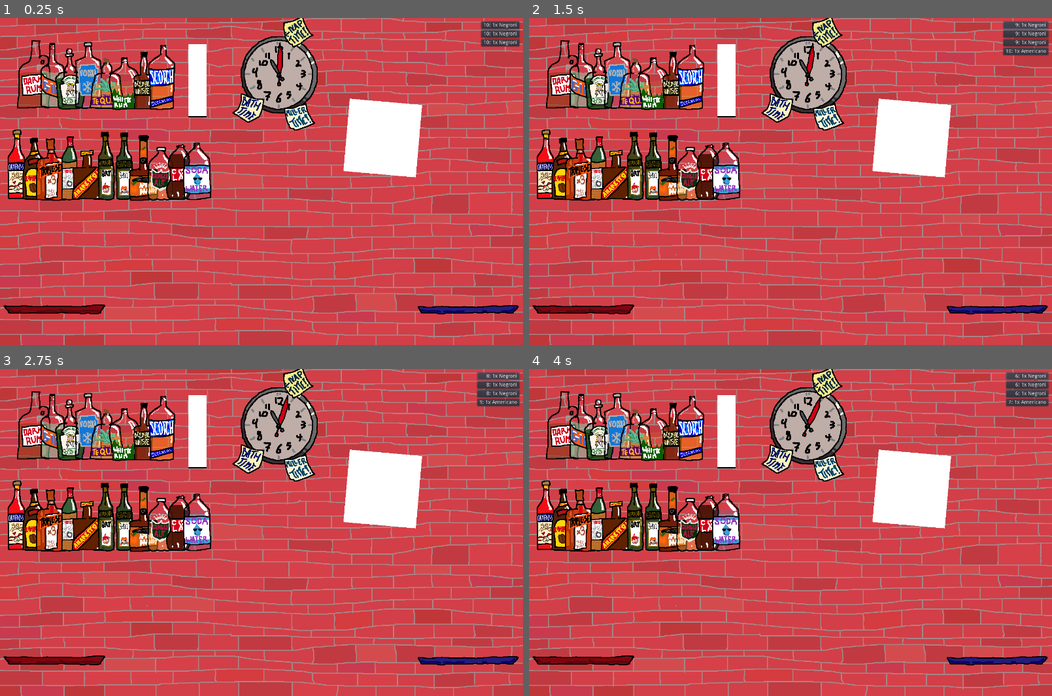
Above: before the commit, frames 1-4 (two rows, left to right).
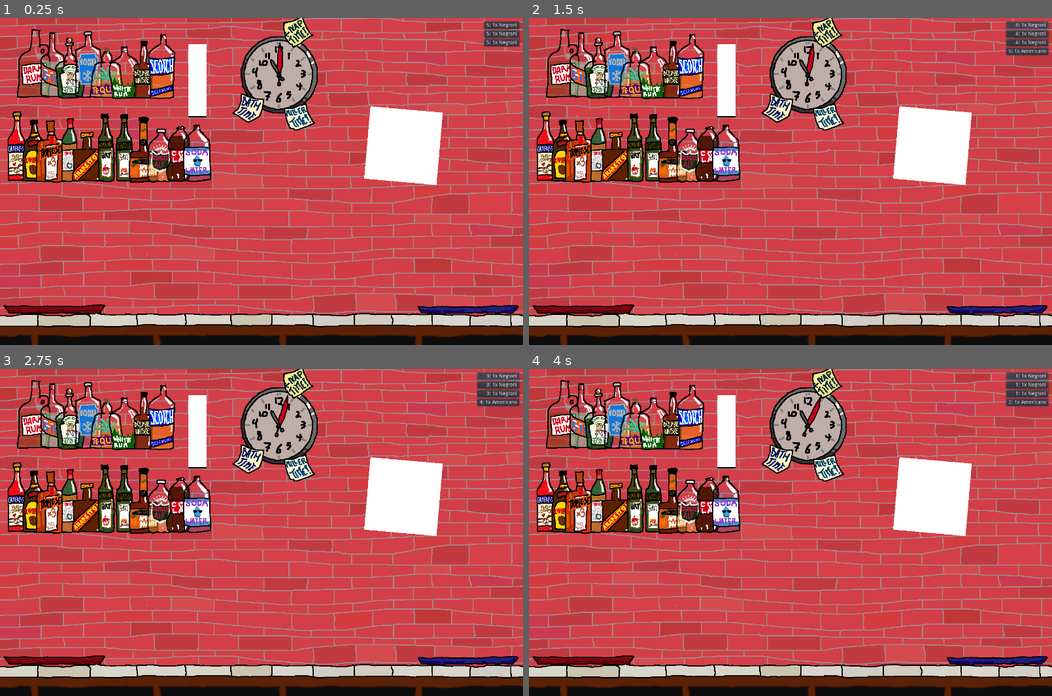
Above: after the commit, the same moments.

Repository: xavierholt/anyone-can-bartend
Game: Godot game, scene res://Bar.tscn
The game is run twice, just before and just after one commit, with the same random seed, the same clock (stepped at 60 frames per second) and the same inputs. The project has no main scene, so this scene is started directly. The engine's default icon, where the game draws it, is replaced by a stand-in: a white triangle on a blue panel in a dark square.
Inputs:
- Up to frame 1 (0.25 s): no input
- Up to frame 2 (1.5 s): click "10: 1x Negroni" (after the commit: "5: 1x Negroni") at 0.5 s; click "9: 1x Negroni" (after the commit: "4: 1x Negroni") at 1.25 s
- Up to frame 3 (2.75 s): click "8: 1x Negroni" (after the commit: "3: 1x Negroni") at 2 s
- Up to frame 4 (4 s): click "8: 1x Negroni" (after the commit: "3: 1x Negroni") at 2.75 s; click "7: 1x Negroni" (after the commit: "2: 1x Negroni") at 3.5 s

The runs differ from the first frame. In frame 1, 24% of the frame differs, in the area x 0-100%, y 1-100%; in frame 2, 24%; in frame 3, 24%; in frame 4, 24%.

Commit message:
Stars; countertop; script fix.

Diff:
--- a/Bar.tscn
+++ b/Bar.tscn
@@ -33,9 +33,10 @@
 [ext_resource path="res://Bottles/Soda Water.png" type="Texture" id=31]
 [ext_resource path="res://Shelves/Red Tray.png" type="Texture" id=32]
 [ext_resource path="res://Shelves/Blue Tray.png" type="Texture" id=33]
-[ext_resource path="res://Store.tscn" type="PackedScene" id=34]
-[ext_resource path="res://Cursor.gd" type="Script" id=35]
-[ext_resource path="res://Order.tscn" type="PackedScene" id=36]
+[ext_resource path="res://Shelves/Counter.png" type="Texture" id=34]
+[ext_resource path="res://Store.tscn" type="PackedScene" id=35]
+[ext_resource path="res://Cursor.gd" type="Script" id=36]
+[ext_resource path="res://Order.tscn" type="PackedScene" id=37]
 
 [node name="Bar" type="Node" index="0"]
 
@@ -72,7 +73,7 @@
 
 [node name="GoldStars" type="Node2D" parent="Posters" index="0"]
 
-position = Vector2( 963, 222 )
+position = Vector2( 1020, 243 )
 rotation = 0.0872665
 script = ExtResource( 3 )
 _sections_unfolded = [ "Transform" ]
@@ -119,7 +120,7 @@
 [node name="Bases" type="Node2D" parent="." index="4"]
 
 editor/display_folded = true
-position = Vector2( 45, 250 )
+position = Vector2( 45, 220 )
 _sections_unfolded = [ "Transform", "Z Index" ]
 
 [node name="Slot1" parent="Bases" index="0" instance=ExtResource( 11 )]
@@ -139,10 +140,11 @@
 offset = Vector2( -50, -195 )
 script = ExtResource( 13 )
 _sections_unfolded = [ "Offset" ]
+color = Color( 0.5, 0.5, 0.5, 1 )
+fluid = "fluid"
 
 [node name="Slot3" parent="Bases" index="2" instance=ExtResource( 11 )]
 
-editor/display_folded = true
 position = Vector2( 100, 0 )
 _sections_unfolded = [ "Transform" ]
 
@@ -153,6 +155,8 @@
 offset = Vector2( -50, -193 )
 script = ExtResource( 13 )
 _sections_unfolded = [ "Offset" ]
+color = Color( 0.620968, 1, 0.973349, 0.25 )
+fluid = "gin"
 
 [node name="Slot4" parent="Bases" index="3" instance=ExtResource( 11 )]
 
@@ -167,6 +171,8 @@
 offset = Vector2( -50, -195 )
 script = ExtResource( 13 )
 _sections_unfolded = [ "Offset" ]
+color = Color( 0.5, 0.5, 0.5, 1 )
+fluid = "fluid"
 
 [node name="Slot5" parent="Bases" index="4" instance=ExtResource( 11 )]
 
@@ -181,6 +187,8 @@
 offset = Vector2( -50, -190 )
 script = ExtResource( 13 )
 _sections_unfolded = [ "Offset" ]
+color = Color( 0.5, 0.5, 0.5, 1 )
+fluid = "fluid"
 
 [node name="Slot6" parent="Bases" index="5" instance=ExtResource( 11 )]
 
@@ -195,6 +203,8 @@
 offset = Vector2( -50, -195 )
 script = ExtResource( 13 )
 _sections_unfolded = [ "Offset" ]
+color = Color( 0.5, 0.5, 0.5, 1 )
+fluid = "fluid"
 
 [node name="Slot7" parent="Bases" index="6" instance=ExtResource( 11 )]
 
@@ -209,6 +219,8 @@
 offset = Vector2( -50, -195 )
 script = ExtResource( 13 )
 _sections_unfolded = [ "Offset" ]
+color = Color( 0.5, 0.5, 0.5, 1 )
+fluid = "fluid"
 
 [node name="Slot8" parent="Bases" index="7" instance=ExtResource( 11 )]
 
@@ -223,6 +235,8 @@
 offset = Vector2( -50, -195 )
 script = ExtResource( 13 )
 _sections_unfolded = [ "Offset" ]
+color = Color( 0.5, 0.5, 0.5, 1 )
+fluid = "fluid"
 
 [node name="Slot9" parent="Bases" index="8" instance=ExtResource( 11 )]
 
@@ -237,6 +251,8 @@
 offset = Vector2( -50, -195 )
 script = ExtResource( 13 )
 _sections_unfolded = [ "Offset" ]
+color = Color( 0.5, 0.5, 0.5, 1 )
+fluid = "fluid"
 
 [node name="Slot10" parent="Bases" index="9" instance=ExtResource( 11 )]
 
@@ -246,7 +262,7 @@
 [node name="Mixers" type="Node2D" parent="." index="5"]
 
 editor/display_folded = true
-position = Vector2( 45, 500 )
+position = Vector2( 45, 450 )
 _sections_unfolded = [ "Transform" ]
 
 [node name="Slot1" parent="Mixers" index="0" instance=ExtResource( 11 )]
@@ -261,6 +277,8 @@
 offset = Vector2( -50, -195 )
 script = ExtResource( 13 )
 _sections_unfolded = [ "Offset" ]
+color = Color( 1, 0, 0, 0.85 )
+fluid = "campari"
 
 [node name="Slot2" parent="Mixers" index="1" instance=ExtResource( 11 )]
 
@@ -275,6 +293,8 @@
 offset = Vector2( -50, -195 )
 script = ExtResource( 13 )
 _sections_unfolded = [ "Offset" ]
+color = Color( 0.5, 0.5, 0.5, 1 )
+fluid = "fluid"
 
 [node name="Slot3" parent="Mixers" index="2" instance=ExtResource( 11 )]
 
@@ -289,6 +309,8 @@
 offset = Vector2( -50, -195 )
 script = ExtResource( 13 )
 _sections_unfolded = [ "Offset" ]
+color = Color( 0.5, 0.5, 0.5, 1 )
+fluid = "fluid"
 
 [node name="Slot4" parent="Mixers" index="3" instance=ExtResource( 11 )]
 
@@ -303,6 +325,8 @@
 offset = Vector2( -50, -195 )
 script = ExtResource( 13 )
 _sections_unfolded = [ "Offset" ]
+color = Color( 0.5, 0.5, 0.5, 1 )
+fluid = "fluid"
 
 [node name="Slot5" parent="Mixers" index="4" instance=ExtResource( 11 )]
 
@@ -317,10 +341,11 @@
 offset = Vector2( -50, -195 )
 script = ExtResource( 13 )
 _sections_unfolded = [ "Transform" ]
+color = Color( 0.5, 0.5, 0.5, 1 )
+fluid = "fluid"
 
 [node name="Slot6" parent="Mixers" index="5" instance=ExtResource( 11 )]
 
-editor/display_folded = true
 position = Vector2( 250, 0 )
 _sections_unfolded = [ "Transform" ]
 
@@ -331,10 +356,11 @@
 offset = Vector2( -50, -195 )
 script = ExtResource( 13 )
 _sections_unfolded = [ "Offset" ]
+color = Color( 1, 0.513441, 0.513441, 0.51502 )
+fluid = "dry vermouth"
 
 [node name="Slot7" parent="Mixers" index="6" instance=ExtResource( 11 )]
 
-editor/display_folded = true
 position = Vector2( 300, 0 )
 _sections_unfolded = [ "Transform" ]
 
@@ -345,6 +371,8 @@
 offset = Vector2( -50, -195 )
 script = ExtResource( 13 )
 _sections_unfolded = [ "Offset" ]
+color = Color( 1, 0.516129, 0.516129, 0.52498 )
+fluid = "sweet vermouth"
 
 [node name="Slot8" parent="Mixers" index="7" instance=ExtResource( 11 )]
 
@@ -359,6 +387,8 @@
 offset = Vector2( -50, -190 )
 script = ExtResource( 13 )
 _sections_unfolded = [ "Offset" ]
+color = Color( 0.5, 0.5, 0.5, 1 )
+fluid = "fluid"
 
 [node name="Slot9" parent="Mixers" index="8" instance=ExtResource( 11 )]
 
@@ -373,6 +403,8 @@
 offset = Vector2( -50, -195 )
 script = ExtResource( 13 )
 _sections_unfolded = [ "Offset" ]
+color = Color( 0.5, 0.5, 0.5, 1 )
+fluid = "fluid"
 
 [node name="Slot10" parent="Mixers" index="9" instance=ExtResource( 11 )]
 
@@ -387,6 +419,8 @@
 offset = Vector2( -50, -198 )
 script = ExtResource( 13 )
 _sections_unfolded = [ "Transform" ]
+color = Color( 0.5, 0.5, 0.5, 1 )
+fluid = "fluid"
 
 [node name="Slot11" parent="Mixers" index="10" instance=ExtResource( 11 )]
 
@@ -400,8 +434,86 @@
 offset = Vector2( -50, -195 )
 script = ExtResource( 13 )
 _sections_unfolded = [ "Offset" ]
+color = Color( 0.5, 0.5, 0.5, 1 )
+fluid = "fluid"
 
 [node name="Counter" type="Node2D" parent="." index="6"]
+
+editor/display_folded = true
+position = Vector2( 350, 825 )
+_sections_unfolded = [ "Transform" ]
+
+[node name="Slot1" parent="Counter" index="0" instance=ExtResource( 11 )]
+
+[node name="Slot2" parent="Counter" index="1" instance=ExtResource( 11 )]
+
+position = Vector2( 50, 0 )
+_sections_unfolded = [ "Transform" ]
+
+[node name="Slot3" parent="Counter" index="2" instance=ExtResource( 11 )]
+
+position = Vector2( 100, 0 )
+_sections_unfolded = [ "Transform" ]
+
+[node name="Slot4" parent="Counter" index="3" instance=ExtResource( 11 )]
+
+position = Vector2( 150, 0 )
+_sections_unfolded = [ "Transform" ]
+
+[node name="Slot5" parent="Counter" index="4" instance=ExtResource( 11 )]
+
+position = Vector2( 200, 0 )
+_sections_unfolded = [ "Transform" ]
+
+[node name="Slot6" parent="Counter" index="5" instance=ExtResource( 11 )]
+
+position = Vector2( 250, 0 )
+_sections_unfolded = [ "Transform" ]
+
+[node name="Slot7" parent="Counter" index="6" instance=ExtResource( 11 )]
+
+position = Vector2( 300, 0 )
+_sections_unfolded = [ "Transform" ]
+
+[node name="Slot8" parent="Counter" index="7" instance=ExtResource( 11 )]
+
+position = Vector2( 350, 0 )
+_sections_unfolded = [ "Transform" ]
+
+[node name="Slot9" parent="Counter" index="8" instance=ExtResource( 11 )]
+
+position = Vector2( 400, 0 )
+_sections_unfolded = [ "Transform" ]
+
+[node name="Slot10" parent="Counter" index="9" instance=ExtResource( 11 )]
+
+position = Vector2( 450, 0 )
+_sections_unfolded = [ "Transform" ]
+
+[node name="Slot11" parent="Counter" index="10" instance=ExtResource( 11 )]
+
+position = Vector2( 500, 0 )
+_sections_unfolded = [ "Transform" ]
+
+[node name="Slot12" parent="Counter" index="11" instance=ExtResource( 11 )]
+
+position = Vector2( 550, 0 )
+_sections_unfolded = [ "Transform" ]
+
+[node name="Slot13" parent="Counter" index="12" instance=ExtResource( 11 )]
+
+position = Vector2( 600, 0 )
+_sections_unfolded = [ "Transform" ]
+
+[node name="Slot14" parent="Counter" index="13" instance=ExtResource( 11 )]
+
+position = Vector2( 650, 0 )
+_sections_unfolded = [ "Transform" ]
+
+[node name="Slot15" parent="Counter" index="14" instance=ExtResource( 11 )]
+
+position = Vector2( 700, 0 )
+_sections_unfolded = [ "Transform" ]
 
 [node name="TrashTray" type="Node2D" parent="." index="7"]
 
@@ -483,21 +595,28 @@
 texture = ExtResource( 33 )
 _sections_unfolded = [ "Transform" ]
 
-[node name="Store" parent="." index="9" instance=ExtResource( 34 )]
+[node name="Counter2" type="Sprite" parent="." index="9"]
+
+position = Vector2( 0, 805 )
+texture = ExtResource( 34 )
+centered = false
+_sections_unfolded = [ "Offset", "Transform" ]
+
+[node name="Store" parent="." index="10" instance=ExtResource( 35 )]
 
 position = Vector2( 544, 272 )
 sname = "Glass"
 
-[node name="Cursor" type="Node2D" parent="." index="10"]
+[node name="Cursor" type="Node2D" parent="." index="11"]
 
 editor/display_folded = true
 position = Vector2( 0, -1 )
-script = ExtResource( 35 )
+script = ExtResource( 36 )
 _sections_unfolded = [ "Transform" ]
 
 [node name="Holder" type="Node2D" parent="Cursor" index="0"]
 
-[node name="MarginContainer" type="MarginContainer" parent="." index="11"]
+[node name="MarginContainer" type="MarginContainer" parent="." index="12"]
 
 editor/display_folded = true
 anchor_left = 1.0
--- a/Order.gd
+++ b/Order.gd
@@ -1,7 +1,7 @@
 extends Button
 
 var recipe
-var remaining = 10
+var remaining = 5
 var threshold = 5
 
 func _ready():
@@ -40,7 +40,6 @@
 	if remaining <= 0:
 		#TODO: Complain!
 		get_node("/root/Bar/Posters/GoldStars").add_star()
-		print("Order timed out! :(")
 		queue_free()
 		return
 	remaining -= 1
--- a/Poster.gd
+++ b/Poster.gd
@@ -12,8 +12,10 @@
 
 func add_star():
 	var s = scene.instance()
-	var x = (stars % 10) * 20 + 7 + randi() % 6
-	var y = (stars / 10) * 20 + 7 + randi() % 6
+#	var t = load("res://Decals/Star" + str(randi() % 9 + 1) + ".png")
+#	s.set_texture(t)
+	var x = (stars % 10) * 20 + 10 + randi() % 10
+	var y = (stars / 10) * 20 + 10 + randi() % 10
 
 	add_child(s)
 	s.position = Vector2(x, y)
--- a/Star.tscn
+++ b/Star.tscn
@@ -1,9 +1,9 @@
 [gd_scene load_steps=2 format=2]
 
-[ext_resource path="res://icon.png" type="Texture" id=1]
+[ext_resource path="res://Decals/Star1.png" type="Texture" id=1]
 
 [node name="Star" type="Sprite"]
 
-scale = Vector2( 0.1, 0.1 )
+scale = Vector2( 0.2, 0.2 )
 texture = ExtResource( 1 )
 _sections_unfolded = [ "Transform" ]
Not shown: 2 places in Bar.tscn that only renumber resources
Binary file added: Decals/Poop1.png
Binary file added: Decals/Poop2.png
Binary file added: Decals/Poop3.png
Binary file added: Decals/Poop4.png
Binary file added: Decals/Poop5.png
Binary file added: Decals/Poop6.png
Binary file added: Decals/Poop7.png
Binary file added: Decals/Poop8.png
Binary file added: Decals/Poop9.png
Binary file added: Decals/Star1.png
Binary file added: Decals/Star2.png
(and 8 more such lines)
